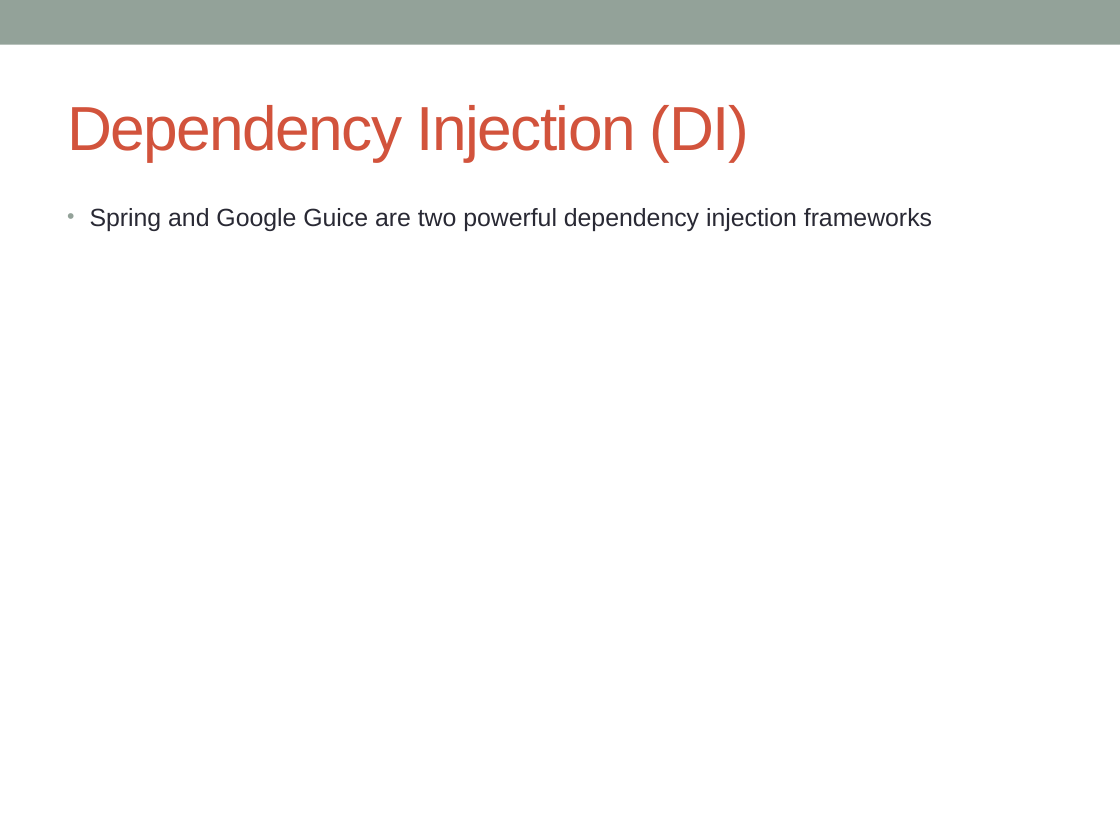
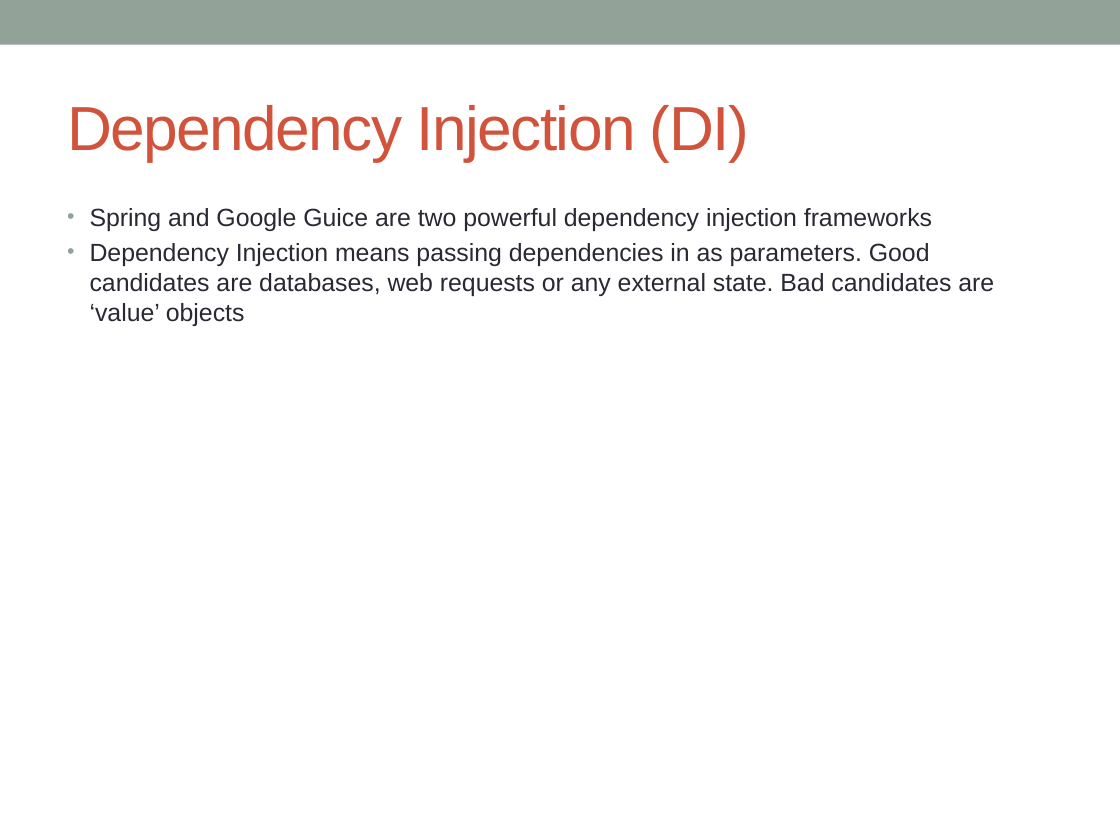
Before and after one commit to notionquest/ProjectDocumentation, a slide deck: slide 2 of Frameworks.pptx. Drawn at 1120x840 pixels with LibreOffice and Linux fonts; fonts in the diff are those of the drawing. Boxes give left, top, right and bottom in pixels: in the first picture for what was removed or moved away, otherwise in the second. Text is boxed around its words. In the diff, an @@ line names an element or a change of style, - is before the commit and + after.

```diff
--- a/Frameworks.pptx
+++ b/Frameworks.pptx
@@ text at (90,243,994,326): paragraph added @@
+• Dependency Injection means passing dependencies in as parameters. Good candidates are databases, web requests or any external state. Bad candidates are ‘value’ objects
```
Also in this commit, not shown: 1 other slide changed, 7 slides added, 5 other files.
